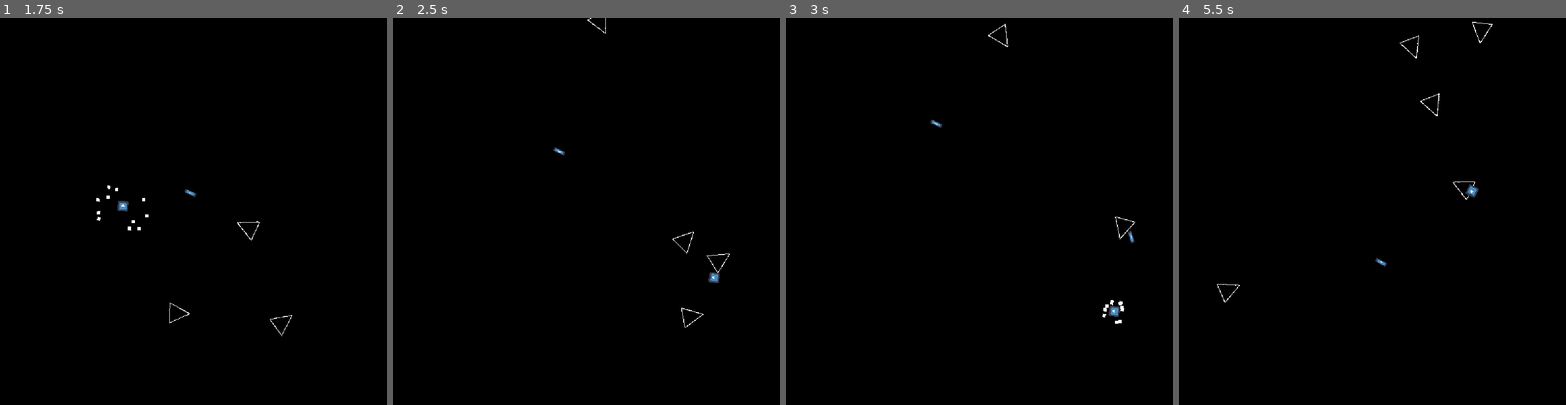
Above: before the commit, frames 1-4 (left to right).
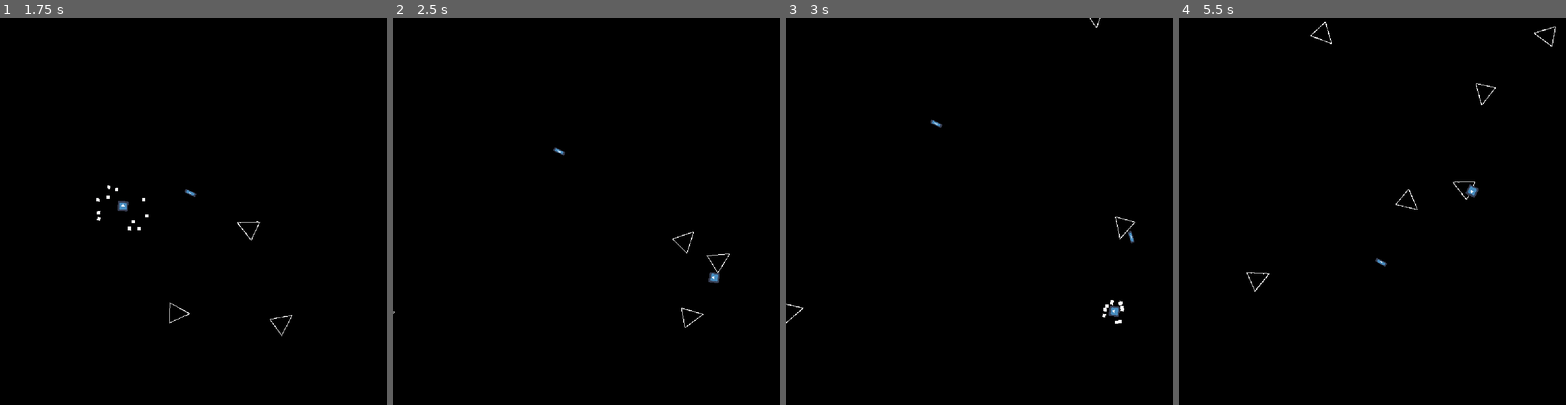
Above: after the commit, the same moments.

Repository: adrianriverof/juego-viaje
Game: Godot game, scene res://level.tscn
Two runs of this game, one before a commit and one after it. Both use one fixed random seed, a clock stepped at 60 frames per second and the inputs below. The engine's default icon, where the game draws it, is replaced by a stand-in: a white triangle on a blue panel in a dark square.
Inputs:
- Up to frame 1 (1.75 s): tap Enter at 0.5 s; hold U (p1right) 0.53-1.28 s; hold T (p1mine) 0.53-1.28 s; hold E (p1down) from 1.28 s (still down); tap R (p1shoot) at 1.35 s
- Up to frame 2 (2.5 s): release E (p1down) at 2.03 s; hold U (p1right) from 2.03 s (still down); hold T (p1mine) from 2.03 s (still down)
- Up to frame 3 (3 s): keep holding U (p1right); release T (p1mine) at 2.78 s; tap R (p1shoot) at 2.85 s
- Up to frame 4 (5.5 s): release U (p1right) at 3.53 s; hold T (p1mine) 3.53-4.28 s; hold O (p1left) 3.53-5.03 s; tap R (p1shoot) at 4.35 s; hold E (p1down) from 5.03 s (still down); hold T (p1mine) from 5.03 s (still down)

Frame 1 is identical in both runs. In frame 2, less than 0.1% of the frame differs, in the area x 0-55%, y 0-77%; in frame 3, less than 0.1%; in frame 4, 0.3%, in the area x 9-98%, y 1-74%.

Commit message:
feature: different enemies get generated

Diff:
--- a/level.gd
+++ b/level.gd
@@ -1,6 +1,9 @@
 extends Node2D
 
 onready var enemy = preload("res://enemy.tscn")
+onready var enemy_lateral_move = preload("res://enemy_lateral_move.tscn")
+onready var enemy_waver = preload("res://enemy_waver.tscn")
+
 
 var score = 0
 
@@ -32,11 +35,23 @@
 
 func drop_enemy():
 
-	var enemy_instance = enemy.instance()
+	var enemy_instance = choose_enemy_instance() # enemy.instance()
+
 	enemy_instance.position = calculate_position_to_spawn_enemy()
 	enemy_instance.player = get_node("player")
 
 	get_tree().get_root().add_child(enemy_instance)
+
+func choose_enemy_instance():
+
+	var numero_aleatorio = numero_entre_1_y_(3)
+
+	if numero_aleatorio == 1:
+		return enemy_lateral_move.instance()
+	elif numero_aleatorio == 2:
+		return enemy_waver.instance()
+	else:
+		return enemy.instance()
 
 
 func calculate_position_to_spawn_enemy():
Not shown, changed: todo.txt
